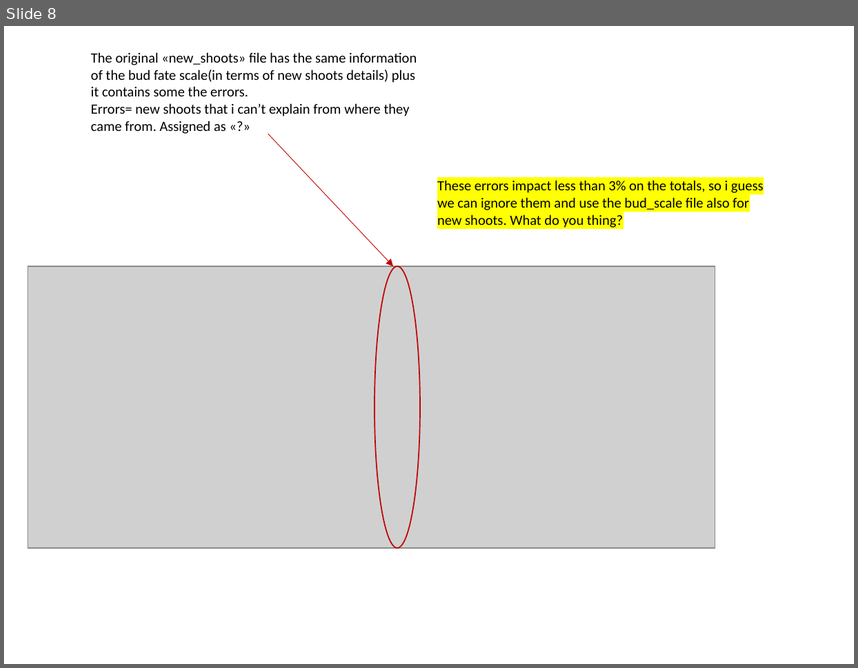
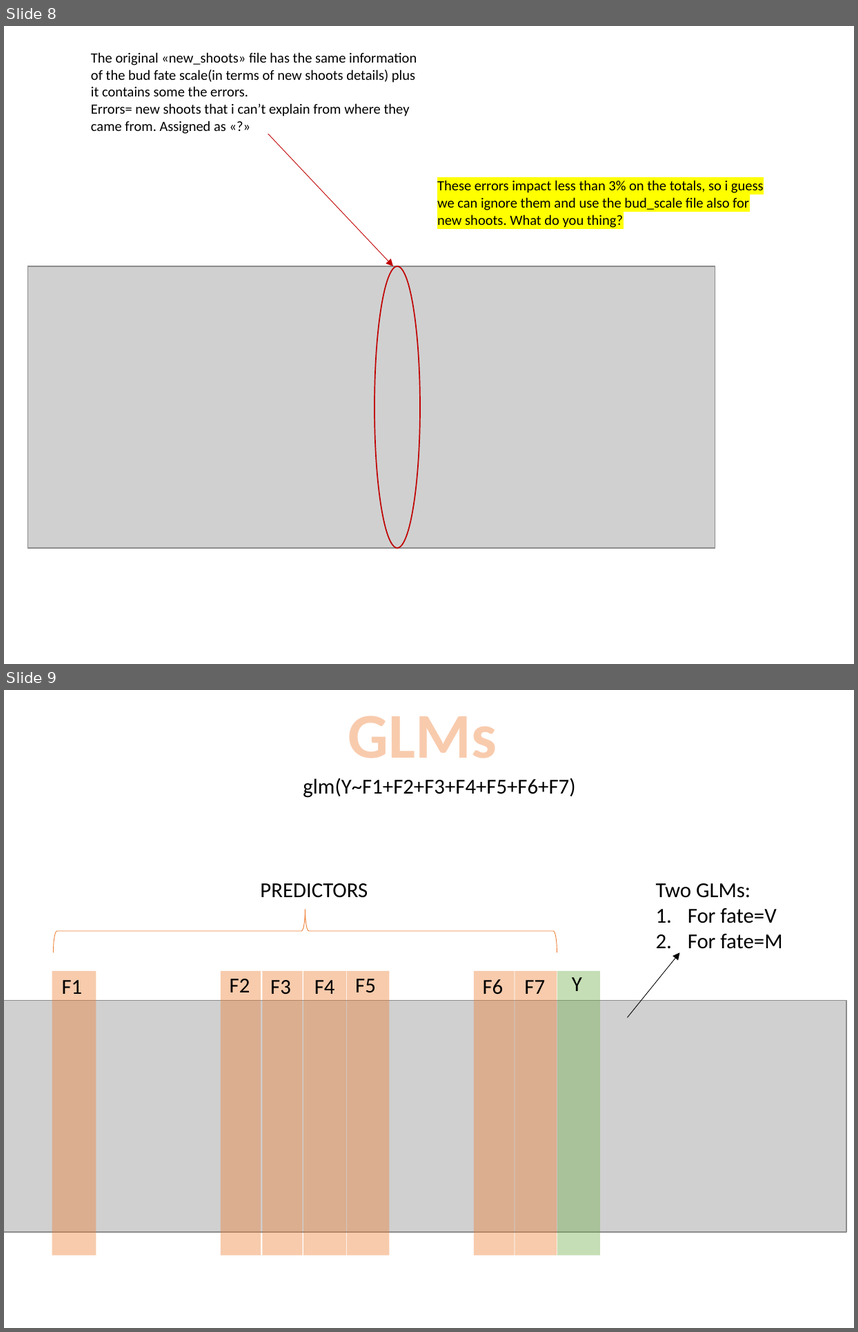
Before and after one commit to Corilana/L-HAZELNUT, a slide deck: Procedures_coding_hazelnut_architecture.pptx. Shown one above the other, each under a label of ours: slide 8 before the commit, slides 8 and 9 after it. The pictures are 858x668 and 858x1332 pixels, drawn with LibreOffice and Linux fonts; fonts in the diff are those of the drawing; grey boxes stand for pictures. Boxes give left, top, right and bottom in pixels: in the first picture for what was removed or moved away, otherwise in the second. Text is boxed around its words. In the diff, an @@ line names an element or a change of style, - is before the commit and + after.

```diff
--- a/Procedures_coding_hazelnut_architecture.pptx
+++ b/Procedures_coding_hazelnut_architecture.pptx
@@ slide 9 added at (4,690,854,1328), background #FFFFFF @@
@@ text added at (348,716,497,758), 54 pt, text #F8CBAD, bold @@
+GLMs
@@ text added at (303,778,575,798), 18 pt, text #000000 @@
+glm(Y~F1+F2+F3+F4+F5+F6+F7)
@@ text added at (260,883,368,898), 18 pt, text #000000 @@
+PREDICTORS
@@ text added at (656,883,782,949), 18 pt, text #000000 @@
+Two GLMs:
+1. For fate=V
+2. For fate=M
@@ left brace added at (53,909,557,953), outline #ED7D31 0.5 pt @@
@@ arrow added from (627, 1017) to (680, 953), #000000 0.5 pt @@
@@ rectangle added at (52,971,96,1254), fill #ED7D31 at 40% opacity @@
@@ rectangle added at (221,971,261,1254), fill #ED7D31 at 40% opacity @@
@@ text added at (230,978,250,992), 18 pt, text #000000 @@
+F2
@@ rectangle added at (263,971,302,1254), fill #ED7D31 at 40% opacity @@
@@ rectangle added at (303,971,346,1254), fill #ED7D31 at 40% opacity @@
@@ rectangle added at (346,971,389,1254), fill #ED7D31 at 40% opacity @@
@@ text added at (355,978,376,993), 18 pt, text #000000 @@
+F5
@@ rectangle added at (474,971,515,1254), fill #ED7D31 at 40% opacity @@
@@ text added at (483,979,504,994), 18 pt, text #000000 @@
+F6
@@ rectangle added at (515,971,557,1254), fill #ED7D31 at 40% opacity @@
@@ rectangle added at (557,971,600,1254), fill #70AD47 at 40% opacity @@
@@ text added at (572,977,582,991), 18 pt, text #000000 @@
+Y
@@ text added at (62,980,83,994), 18 pt, text #000000 @@
+F1
@@ text added at (270,980,291,994), 18 pt, text #000000 @@
+F3
@@ text added at (314,980,335,994), 18 pt, text #000000 @@
+F4
@@ text added at (524,980,545,994), 18 pt, text #000000 @@
+F7
@@ picture added at (4,1000,846,1232) @@
```
Also in this commit, not shown: 1 slide changed, 5 other files.
